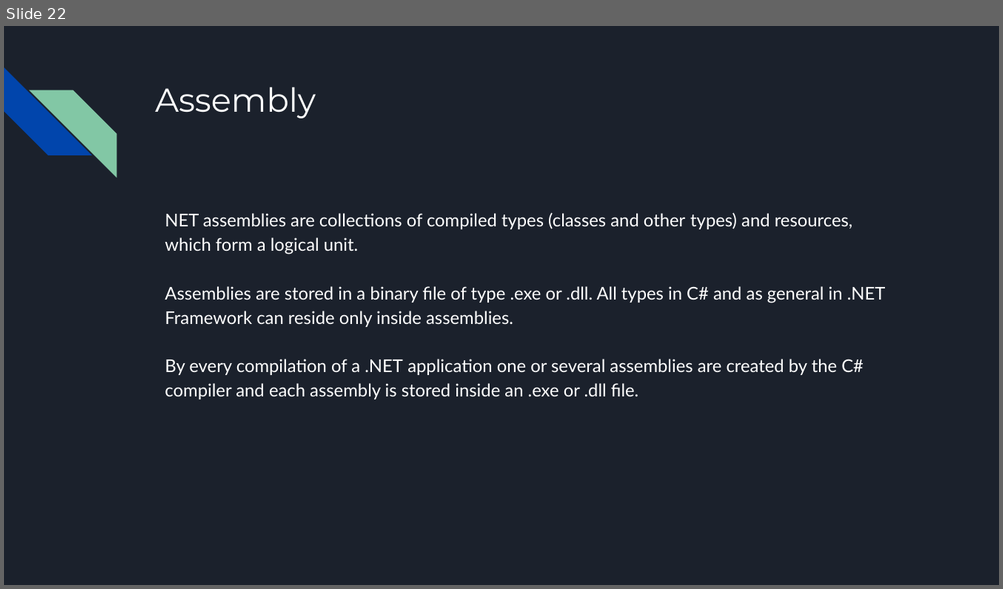
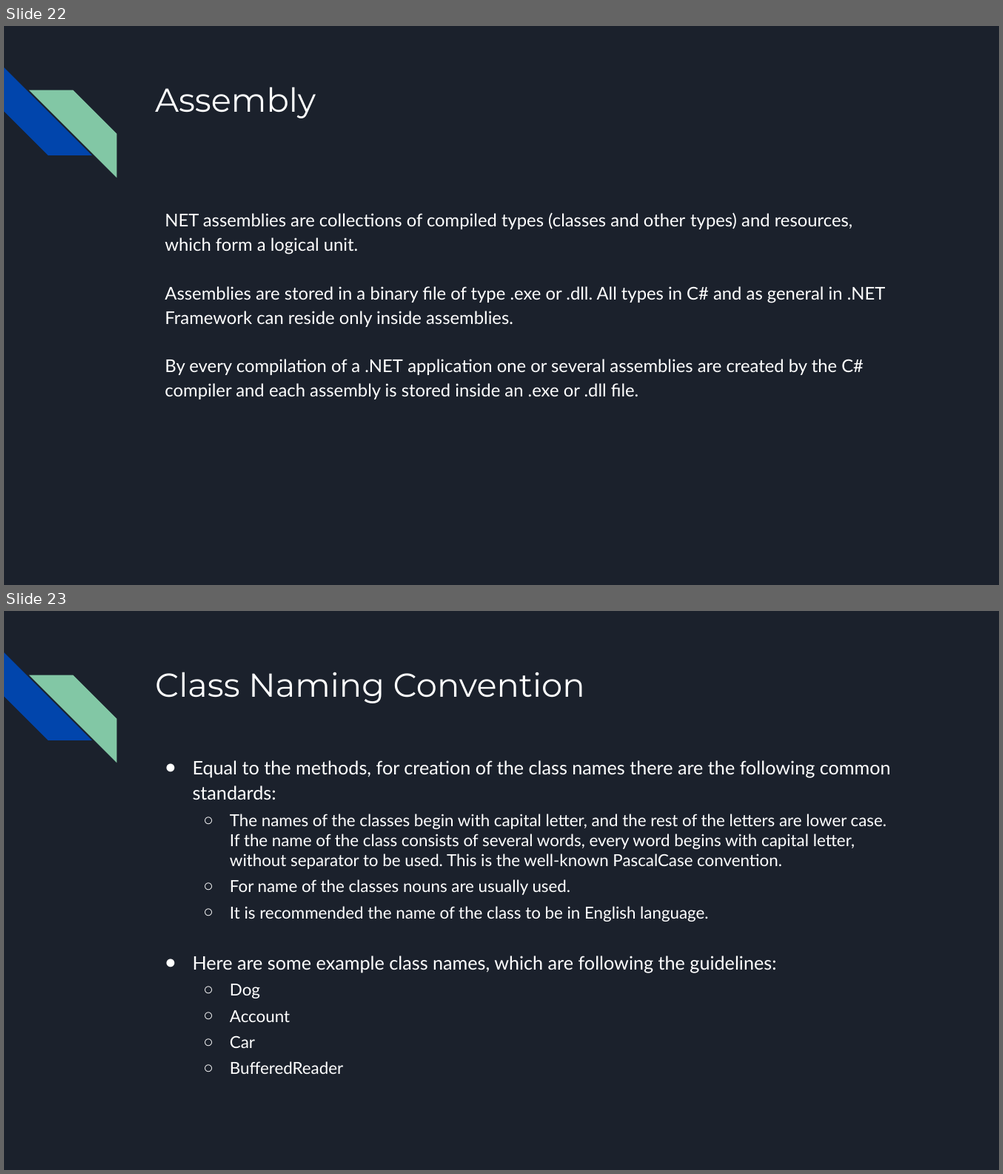
Before and after one commit to bulhard/Principles_Of_Programming, a slide deck: _Presentations/03 Defining classes.pptx. Shown one above the other, each under a label of ours: slide 22 before the commit, slides 22 and 23 after it. The pictures are 1003x589 and 1003x1174 pixels, drawn with LibreOffice and Linux fonts; fonts in the diff are those of the drawing. Boxes give left, top, right and bottom in pixels: in the first picture for what was removed or moved away, otherwise in the second. Text is boxed around its words. In the diff, an @@ line names an element or a change of style, - is before the commit and + after.

Commit message:
03 Classes

```diff
--- a/_Presentations/03 Defining classes.pptx
+++ b/_Presentations/03 Defining classes.pptx
@@ slide 23 added at (4,611,999,1170), background #1B212C; not listed: 2 template elements that a slide beside it also shows @@
@@ title added at (155,672,585,703), 32 pt, text #FFFFFF @@
+Class Naming Convention
@@ text added at (193,760,891,1074), 16 pt, text #FFFFFF @@
+● Equal to the methods, for creation of the class names there are the following common standards:
+  ○ The names of the classes begin with capital letter, and the rest of the letters are lower case. If the name of the class consists of several words, every word begins with capital letter, without separator to be used. This is the well-known PascalCase convention.
+  ○ For name of the classes nouns are usually used.
+  ○ It is recommended the name of the class to be in English language.
+● Here are some example class names, which are following the guidelines:
+  ○ Dog
+  ○ Account
+  ○ Car
+  ○ BufferedReader
```
Also in this commit, not shown: 42 other slides added, 6 other files.
